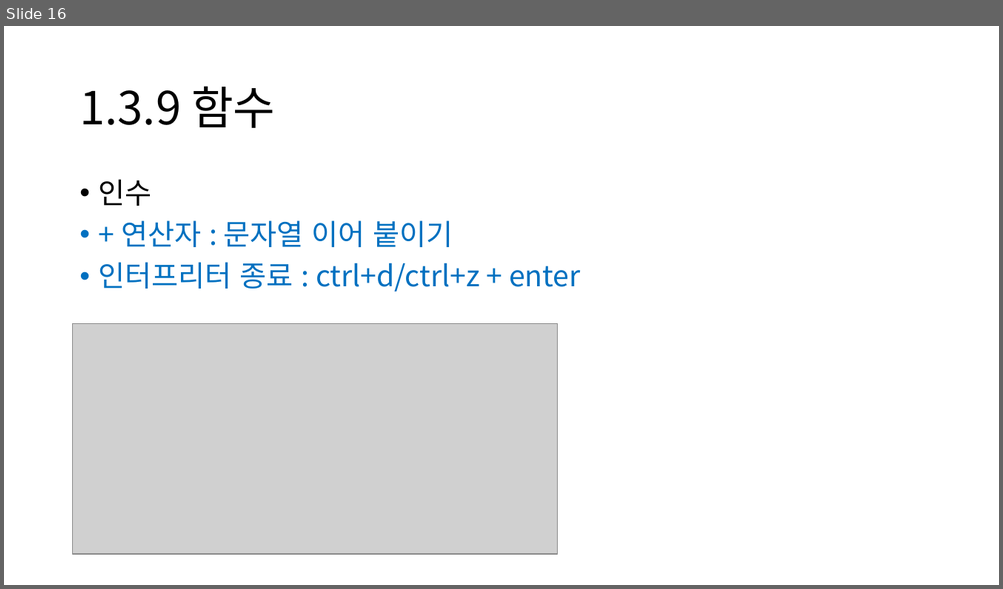
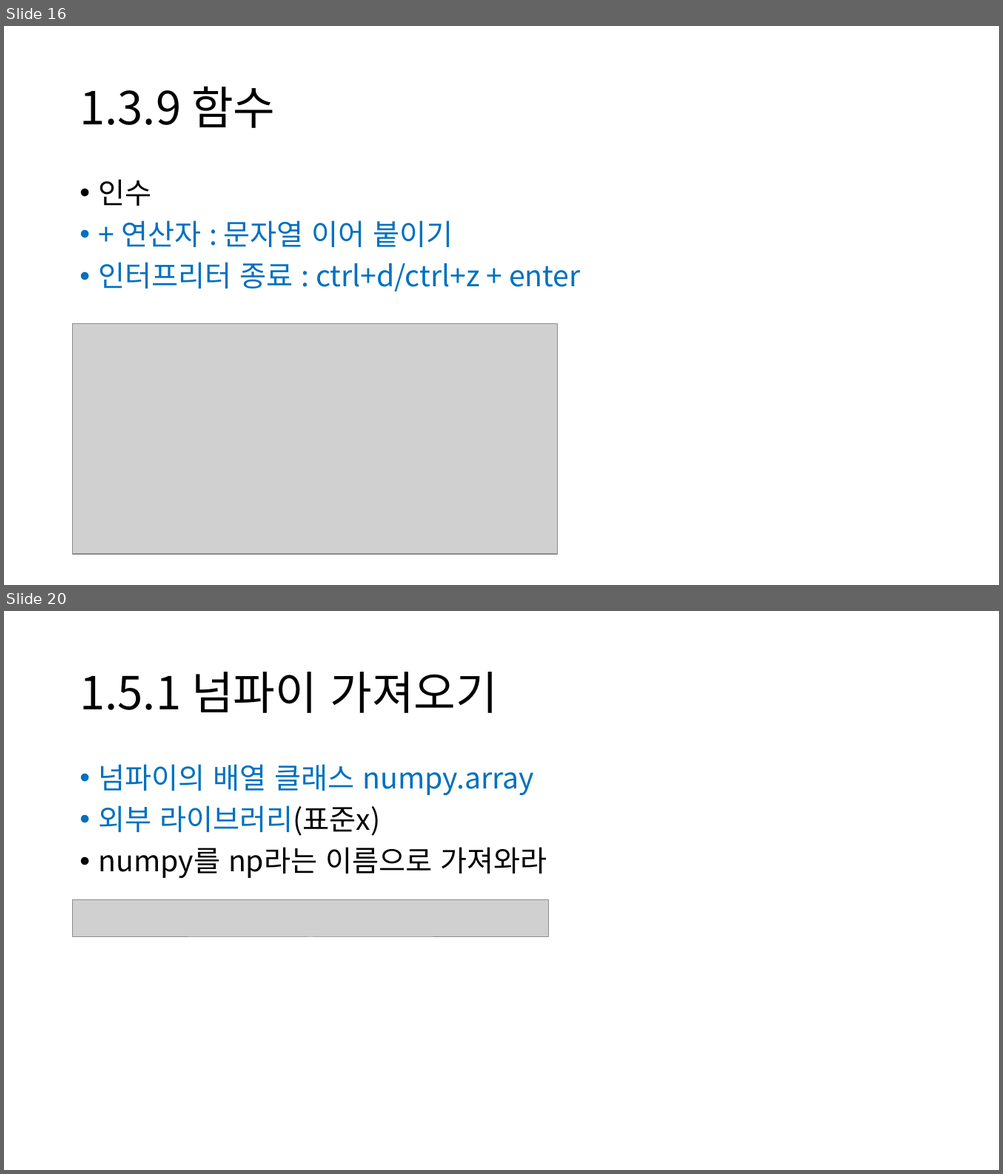
Before and after one commit to UIJIh/2024, a slide deck: DeepLearningFromScratch/ch01/dlfs_ch01.pptx. Shown one above the other, each under a label of ours: slide 16 before the commit, slides 16 and 20 after it; the slides between them are not shown. The pictures are 1003x589 and 1003x1174 pixels, drawn with LibreOffice and Linux fonts; fonts in the diff are those of the drawing; grey boxes stand for pictures. Boxes give left, top, right and bottom in pixels: in the first picture for what was removed or moved away, otherwise in the second. Text is boxed around its words. In the diff, an @@ line names an element or a change of style, - is before the commit and + after.

```diff
--- a/DeepLearningFromScratch/ch01/dlfs_ch01.pptx
+++ b/DeepLearningFromScratch/ch01/dlfs_ch01.pptx
@@ slide 20 added at (4, 611, 999, 1170), background #FFFFFF @@
@@ title added at (79, 672, 498, 713), 44 pt, text #000000 @@
+1.5.1 넘파이 가져오기
@@ text added at (99, 764, 546, 878), 28 pt, text #0070C0 @@
+• 넘파이의 배열 클래스 numpy.array
+• 외부 라이브러리(표준x)
+• numpy를 np라는 이름으로 가져와라
@@ picture added at (73, 900, 549, 937) @@
```
Also in this commit, not shown: 2 slides changed, 8 other slides added.
